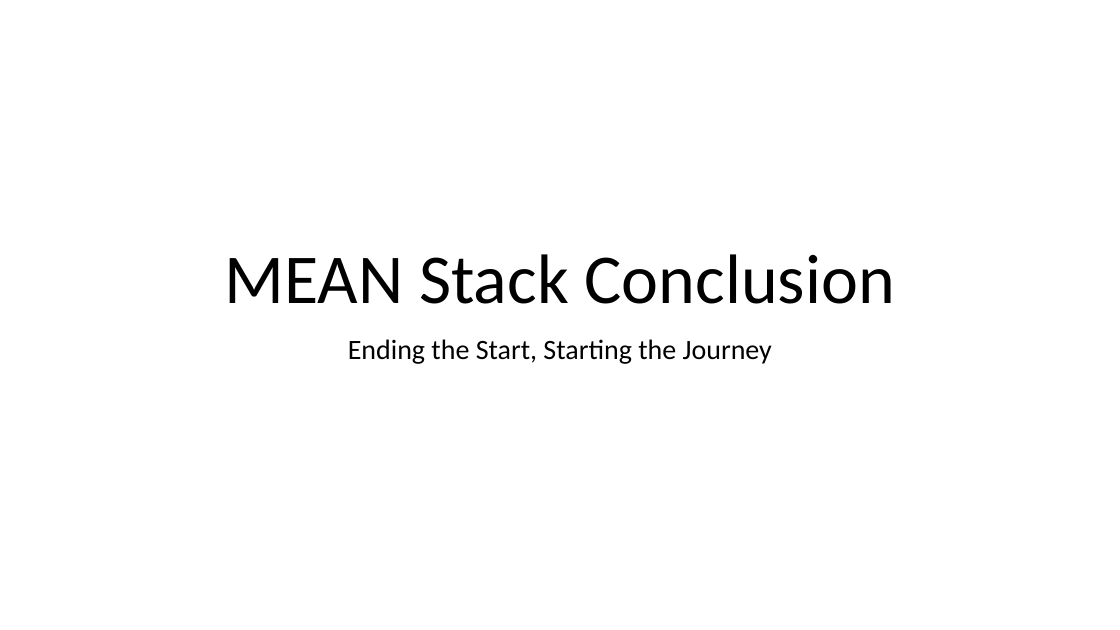
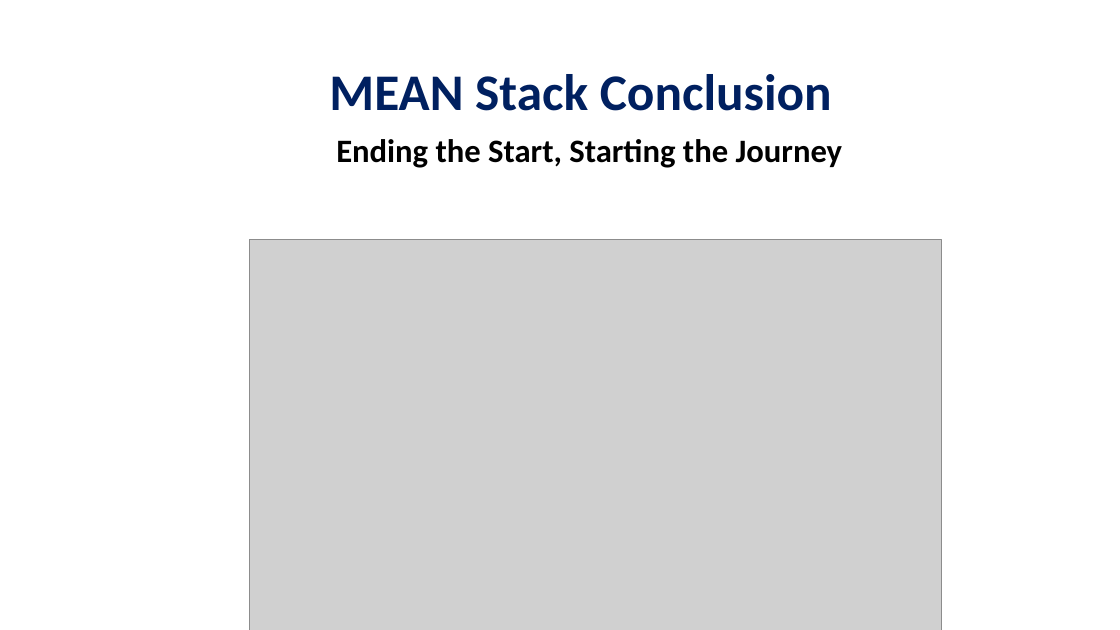
Before and after one commit to AitrichAcademyMeanStack/personal-finance-manager-workshop-ppts, a slide deck: slide 1 of Workshop-conclusion/MEAN Stack Conclusion.pptx. Drawn at 1120x630 pixels with LibreOffice and Linux fonts; fonts in the diff are those of the drawing; grey boxes stand for pictures. Boxes give left, top, right and bottom in pixels: in the first picture for what was removed or moved away, otherwise in the second. Text is boxed around its words. In the diff, an @@ line names an element or a change of style, - is before the commit and + after.

```diff
--- a/Workshop-conclusion/MEAN Stack Conclusion.pptx
+++ b/Workshop-conclusion/MEAN Stack Conclusion.pptx
@@ text "MEAN Stack Conclusion": place and size @@
-text "MEAN Stack Conclusion" at [225,254,895,304]
+text "MEAN Stack Conclusion" at [329,74,832,111]
@@ text "MEAN Stack Conclusion" at [329,74,832,111]: size 60 to 44 pt, text colour #000000 to #002060, bold on; alignment centre to left; line spacing 0.9 to 1; vertical alignment bottom to top @@
@@ text "Ending the Start, Starting the ...": place and size @@
-text "Ending the Start, Starting the ..." at [348,339,772,364]
+text "Ending the Start, Starting the ..." at [336,139,843,168]
@@ text "Ending the Start, Starting the ..." at [336,139,843,168]: size 24 to 28 pt, bold on; alignment centre to left; line spacing 0.9 to 1; less space between paragraphs @@
@@ picture added at [250,239,942,630] @@
```
Also in this commit, not shown: 8 other slides changed, 1 other file.
